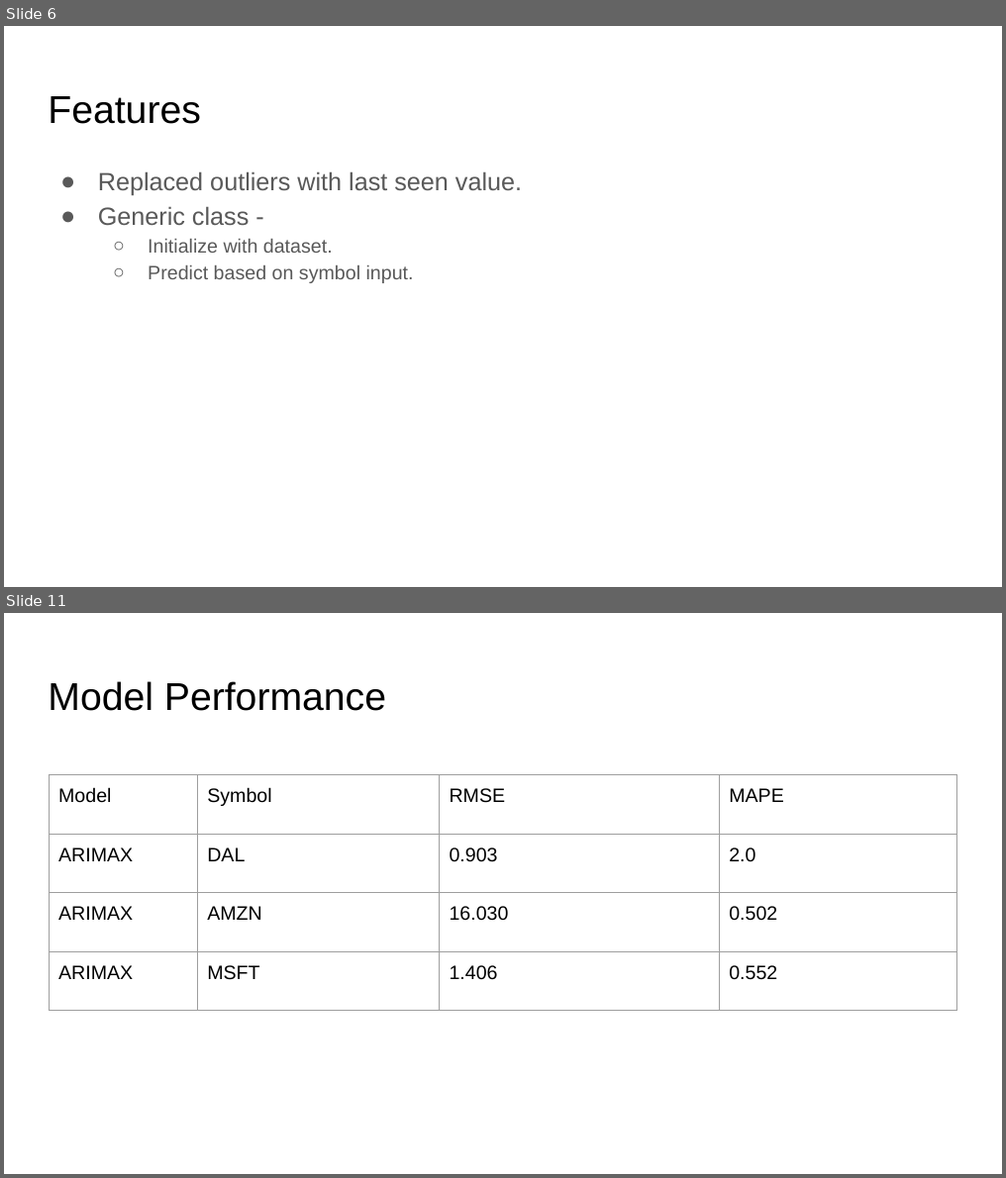
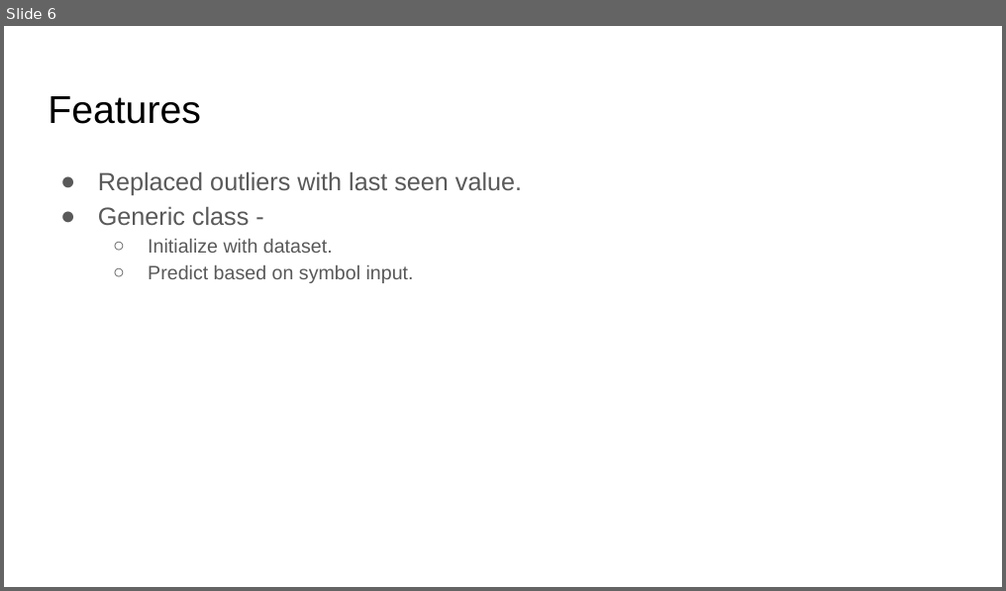
Before and after one commit to jaysetty/challenge1, a slide deck: Stock Price Prediction.pptx. Shown one above the other, each under a label of ours: slides 6 and 11 before the commit, slide 6 after it; the slides between them are not shown. The pictures are 1006x1178 and 1006x591 pixels, drawn with LibreOffice and Linux fonts; fonts in the diff are those of the drawing. Boxes give left, top, right and bottom in pixels: in the first picture for what was removed or moved away, otherwise in the second. Text is boxed around its words. In the diff, an @@ line names an element or a change of style, - is before the commit and + after.

Commit message:
Simple LSTM model added

```diff
--- a/Stock Price Prediction.pptx
+++ b/Stock Price Prediction.pptx
@@ slide 11 removed at [4,613,1002,1174], background #FFFFFF @@
@@ title removed at [48,681,386,711] @@
-Model Performance
@@ table removed at [49,774,958,1102], 4 rows, 4 columns @@
-Model | Symbol | RMSE | MAPE
-ARIMAX | DAL | 0.903 | 2.0
-ARIMAX | AMZN | 16.030 | 0.502
-ARIMAX | MSFT | 1.406 | 0.552
```
Also in this commit, not shown: 4 slides changed, 3 slides added, 1 other slide removed, 2 other files.
